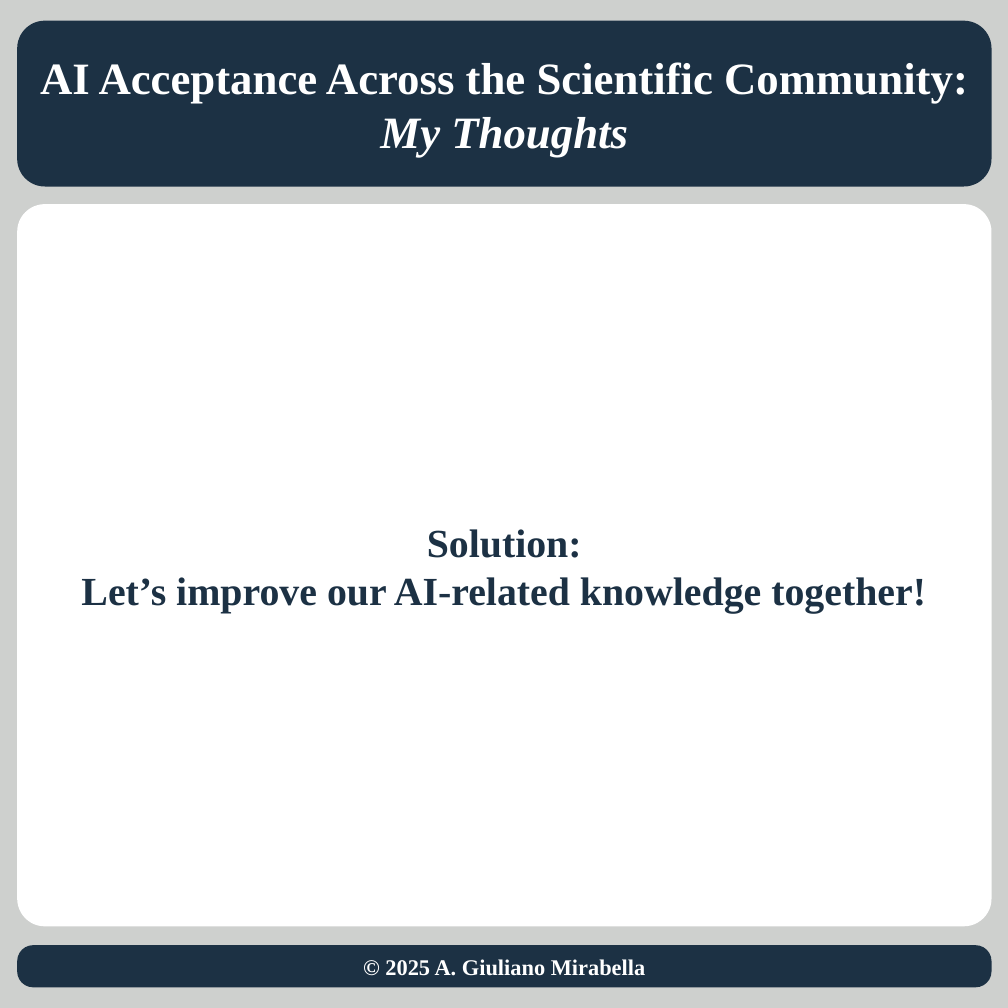
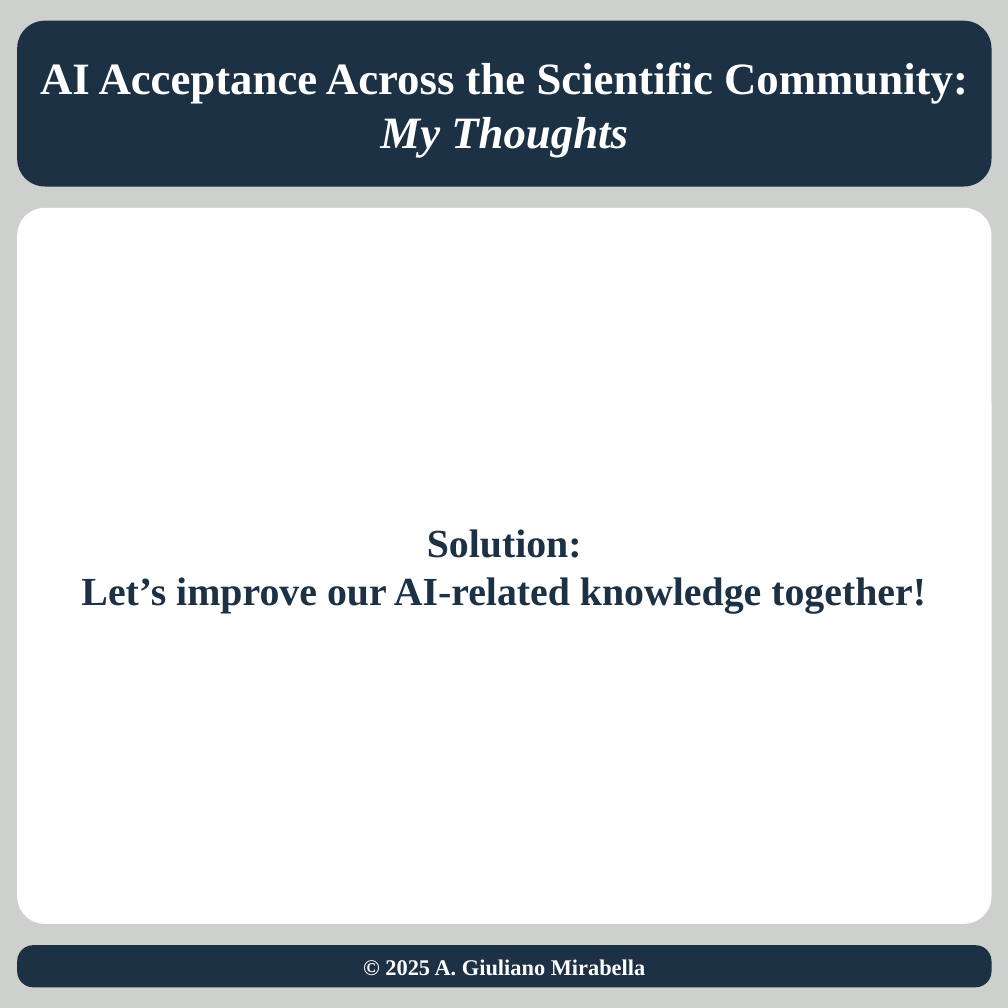
Before and after one commit to agiulianomirabella/blog, a slide deck: slide 7 of ig/AI-acceptance/AI-acceptance-v3.pptx. Drawn at 1008x1008 pixels with LibreOffice and Linux fonts; fonts in the diff are those of the drawing. Boxes give left, top, right and bottom in pixels: in the first picture for what was removed or moved away, otherwise in the second. Text is boxed around its words. In the diff, an @@ line names an element or a change of style, - is before the commit and + after.

```diff
--- a/ig/AI-acceptance/AI-acceptance-v3.pptx
+++ b/ig/AI-acceptance/AI-acceptance-v3.pptx
@@ rounded rectangle "Solution:": place and size @@
-rounded rectangle "Solution:" at [17, 204, 991, 926]
+rounded rectangle "Solution:" at [17, 208, 991, 924]
```
Also in this commit, not shown: 1 other slide changed, 5 other files.
